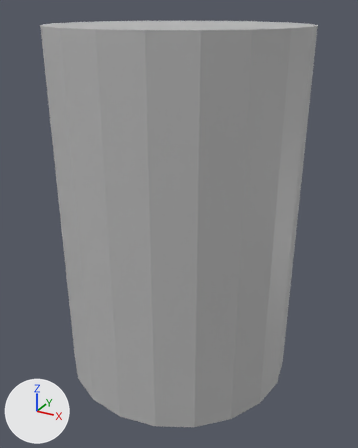
Before and after pictures for a commit that changed the FBX model Assets/Models/LD/Fin_pilier_1m.fbx.
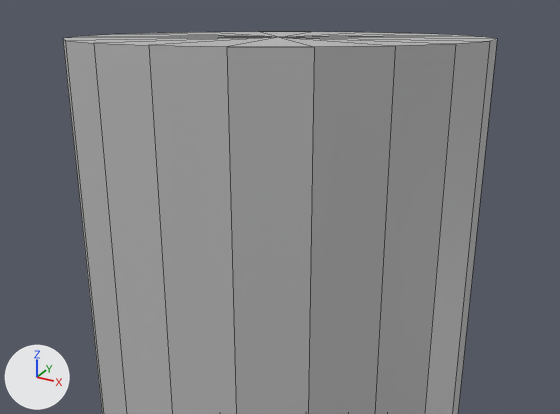
Each version appears first whole from a 50 mm camera at (0.648, -1.177, 1.04) aimed at (0.009, -0.015, 0.459), and next in a close-up on the part from 0% to 100% of the width and 0% to 59% of the height. Lighting does not change. The marker at lower left points along +X, +Y and +Z. The close-ups show mesh edges as thin lines. Where no turn or scale is listed for an object, it has been applied to the vertices.

The first close-up shows 'Fin_pilier_1m'.
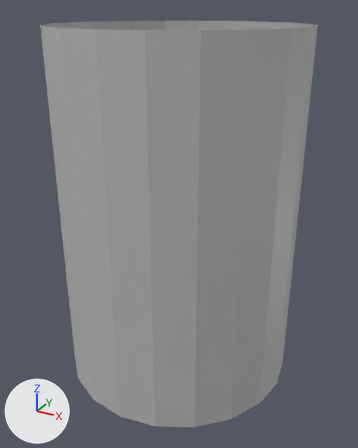
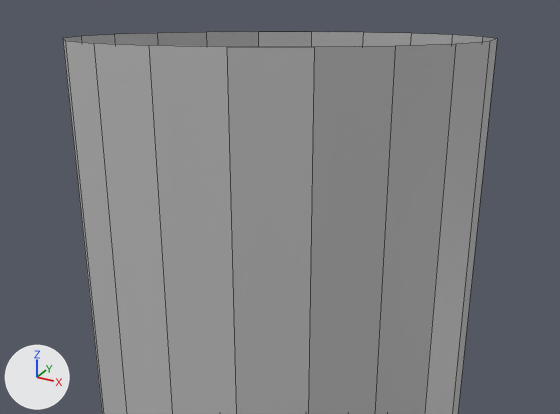
Where the change shows, as pixel boxes [x1, y1, x2, y2] in the close-ups (560 x 414 px):
part 1 of me_mesh, deleted
    before: [63, 32, 495, 47]

What changed in the scene script:
```text
Change me_mesh:
    used by ob_fin_pilier_1m; location = (0.0, 0.0, 0.0)
    remove me_mesh.from_pydata(...)  # 41 vertices, 40 faces; spans x -0.339..0.339, y -0.339..0.339, z 0.0..0.998
    add me_mesh.from_pydata(...)  # 40 vertices, 20 faces; spans x -0.339..0.339, y -0.339..0.339, z 0.0..0.998
    me_mesh part 1
    1 vertex is removed from x 0.0, y 0.0, z 0.998
    20 faces are deleted
```
